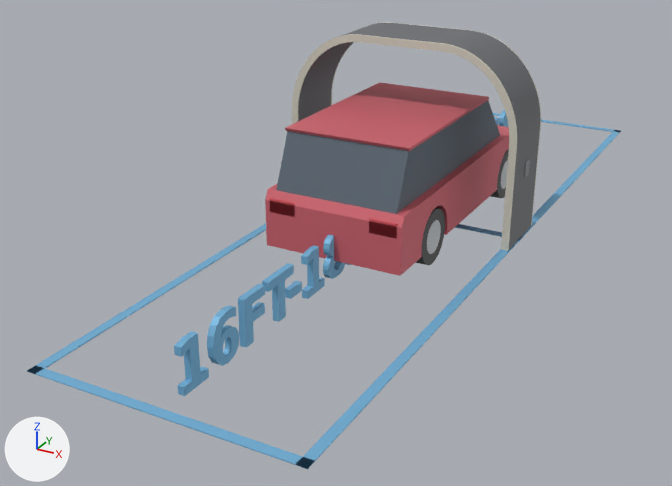
Two versions of the glTF model public/colibri-suv.glb, one commit apart.
Camera for both pictures: a 50 mm lens placed at (5.02, -5.62, 4.99), pointed at (-0.58, 4.56, -0.1). Lighting does not change. The marker at lower left points along +X, +Y and +Z. The picture after the commit comes second. Where no turn or scale is listed for an object, it has been applied to the vertices.

In view in the first picture: 'arch_shell', 'arch_trim_front', 'label_far_end', 'label_near_end', 'lane_left', 'lane_near_end', 'lane_right', 'vehicle_body', 'vehicle_cabin_glass', 'vehicle_hub_rear_r', 'vehicle_roof', 'vehicle_taillight_l', 'vehicle_taillight_r', 'vehicle_tire_front_r', 'vehicle_tire_rear_r' and 5 more.
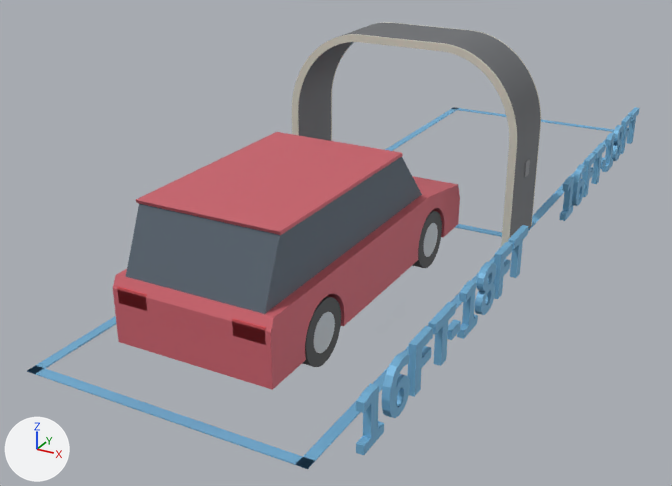
Patch to the scene script:
```diff
--- a/public/colibri-suv.glb.py
+++ b/public/colibri-suv.glb.py
@@ me_vehicle_body @@
-me_vehicle_body.from_pydata(...)  # 170 vertices, 336 faces; spans x -0.93..0.93, y 3.38..7.97, z 0.25..0.98
+me_vehicle_body.from_pydata(...)  # 170 vertices, 336 faces; spans x -0.93..0.93, y 0.59..5.18, z 0.25..0.98
+# me_vehicle_body part 3: the whole mesh is moved by (0.0, -2.79, 0.0)
 me_vehicle_body.materials.append(mat_material_3)
@@ me_vehicle_cabin_glass @@
-me_vehicle_cabin_glass.from_pydata(...)  # 8 vertices, 12 faces; spans x -0.82..0.82, y 3.46..6.97, z 0.98..1.68
+me_vehicle_cabin_glass.from_pydata(...)  # 8 vertices, 12 faces; spans x -0.82..0.82, y 0.67..4.18, z 0.98..1.68
+# me_vehicle_cabin_glass part 4: the whole mesh is moved by (0.0, -2.79, 0.0)
 me_vehicle_cabin_glass.materials.append(mat_material_4)
@@ me_vehicle_roof @@
-me_vehicle_roof.from_pydata(...)  # 8 vertices, 12 faces; spans x -0.83..0.83, y 3.72..6.34, z 1.66..1.7
+me_vehicle_roof.from_pydata(...)  # 8 vertices, 12 faces; spans x -0.83..0.83, y 0.93..3.55, z 1.66..1.7
+# me_vehicle_roof part 5: the whole mesh is moved by (0.0, -2.79, 0.0)
 me_vehicle_roof.materials.append(mat_material_3)
@@ me_vehicle_taillight_l @@
-me_vehicle_taillight_l.from_pydata(...)  # 8 vertices, 12 faces; spans x -0.867..-0.507, y 3.377..3.395, z 0.71..0.89
+me_vehicle_taillight_l.from_pydata(...)  # 8 vertices, 12 faces; spans x -0.867..-0.507, y 0.587..0.605, z 0.71..0.89
+# me_vehicle_taillight_l part 6: the whole mesh is moved by (0.0, -2.79, 0.0)
 me_vehicle_taillight_l.materials.append(mat_material_6)
@@ me_vehicle_taillight_r @@
-me_vehicle_taillight_r.from_pydata(...)  # 8 vertices, 12 faces; spans x 0.507..0.867, y 3.377..3.395, z 0.71..0.89
+me_vehicle_taillight_r.from_pydata(...)  # 8 vertices, 12 faces; spans x 0.507..0.867, y 0.587..0.605, z 0.71..0.89
+# me_vehicle_taillight_r part 7: the whole mesh is moved by (0.0, -2.79, 0.0)
 me_vehicle_taillight_r.materials.append(mat_material_6)
@@ me_vehicle_tire_front_r @@
-me_vehicle_tire_front_r.from_pydata(...)  # 74 vertices, 144 faces; spans x 0.687..0.912, y 6.71..7.434, z 0.0..0.724
+me_vehicle_tire_front_r.from_pydata(...)  # 74 vertices, 144 faces; spans x 0.687..0.912, y 3.92..4.644, z 0.0..0.724
+# me_vehicle_tire_front_r part 8: the whole mesh is moved by (0.0, -2.79, 0.0)
 me_vehicle_tire_front_r.materials.append(mat_material_7)
@@ me_vehicle_tire_rear_r @@
-me_vehicle_tire_rear_r.from_pydata(...)  # 74 vertices, 144 faces; spans x 0.687..0.912, y 4.02..4.744, z 0.0..0.724
+me_vehicle_tire_rear_r.from_pydata(...)  # 74 vertices, 144 faces; spans x 0.687..0.912, y 1.23..1.954, z 0.0..0.724
+# me_vehicle_tire_rear_r part 9: the whole mesh is moved by (0.0, -2.79, 0.0)
 me_vehicle_tire_rear_r.materials.append(mat_material_7)
@@ me_vehicle_hub_rear_r @@
-me_vehicle_hub_rear_r.from_pydata(...)  # 50 vertices, 96 faces; spans x 0.684..0.915, y 4.165..4.599, z 0.145..0.579
+me_vehicle_hub_rear_r.from_pydata(...)  # 50 vertices, 96 faces; spans x 0.684..0.915, y 1.375..1.809, z 0.145..0.579
+# me_vehicle_hub_rear_r part 10: the whole mesh is moved by (0.0, -2.79, 0.0)
 me_vehicle_hub_rear_r.materials.append(mat_material_8)
@@ me_label_near_end @@
-me_label_near_end.from_pydata(...)  # 350 vertices, 676 faces; spans x -0.04..0.04, y 0.39..4.79, z 0.0..0.59
+me_label_near_end.from_pydata(...)  # 350 vertices, 676 faces; spans x 1.91..1.99, y 0.39..4.79, z 0.0..0.59
+# me_label_near_end part 1: the whole mesh is moved by (1.95, 0.0, 0.0)
 me_label_near_end.materials.append(mat_material_9)
@@ me_label_far_end @@
-me_label_far_end.from_pydata(...)  # 350 vertices, 676 faces; spans x -0.04..0.04, y 6.56..10.96, z 0.0..0.59
+me_label_far_end.from_pydata(...)  # 350 vertices, 676 faces; spans x 1.91..1.99, y 6.56..10.96, z 0.0..0.59
+# me_label_far_end part 2: the whole mesh is moved by (1.95, 0.0, 0.0)
 me_label_far_end.materials.append(mat_material_9)
```

Boxes [x1, y1, x2, y2] around the edits, measured in the pictures (672 x 486 px):
'vehicle_body', moved
    before: [265, 125, 509, 276]
    after: [113, 176, 460, 390]
'vehicle_cabin_glass', moved
    before: [276, 101, 500, 214]
    after: [126, 157, 422, 314]
'vehicle_roof', moved
    before: [285, 82, 489, 151]
    after: [136, 132, 403, 235]
'label_near_end', moved
    before: [174, 234, 351, 396]
    after: [356, 225, 528, 455]
'label_far_end', moved (mostly hidden before)
    before: [494, 110, 508, 127]
    after: [559, 107, 639, 221]
'vehicle_tire_rear_r', moved
    before: [415, 208, 445, 265]
    after: [302, 296, 341, 367]
'vehicle_hub_rear_r', moved
    before: [427, 220, 441, 254]
    after: [313, 312, 335, 353]
'vehicle_tire_front_r', moved
    before: [491, 150, 509, 198]
    after: [412, 211, 442, 268]
'vehicle_taillight_r', moved
    before: [369, 218, 398, 239]
    after: [232, 318, 266, 345]
'vehicle_taillight_l', moved
    before: [269, 198, 295, 217]
    after: [117, 286, 147, 311]
'lane_right', unchanged, covered by the edit
    before: [296, 130, 620, 468]
    after: [296, 131, 614, 468]
